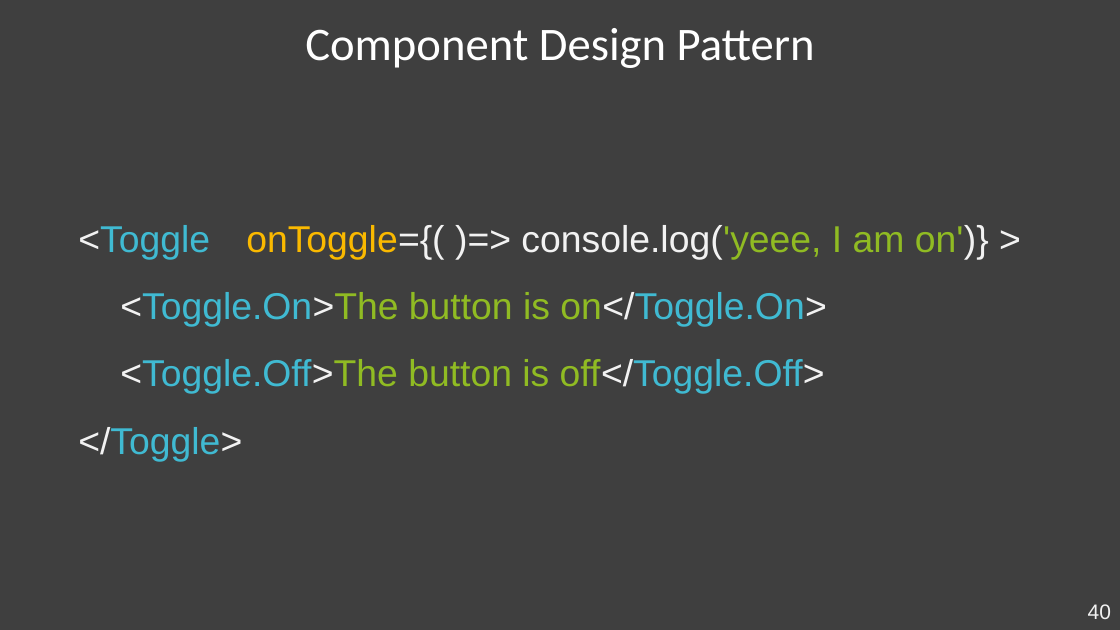
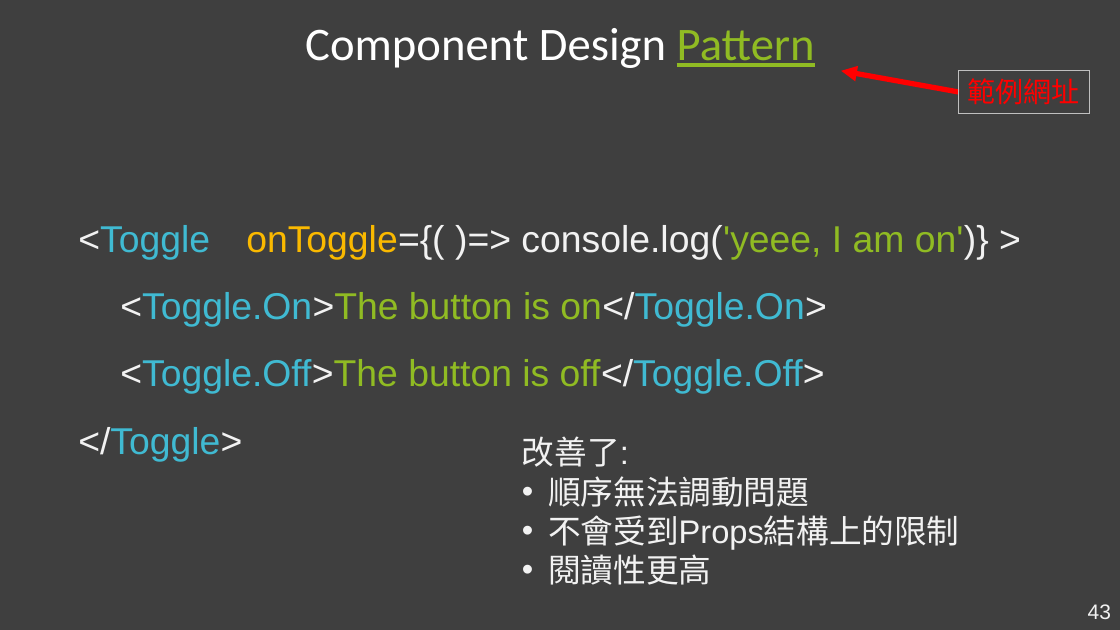
Before and after one commit to Kader-coder/React-Hooks, a slide deck: slide 43 of PPT/React Hooks &.pptx (slide 40 before the commit). Drawn at 1120x630 pixels with LibreOffice and Linux fonts; fonts in the diff are those of the drawing. Boxes give left, top, right and bottom in pixels: in the first picture for what was removed or moved away, otherwise in the second. Text is boxed around its words. In the diff, an @@ line names an element or a change of style, - is before the commit and + after.

```diff
--- a/PPT/React Hooks &.pptx
+++ b/PPT/React Hooks &.pptx
@@ text "Component Design Pattern" at [305,28,815,68]: text colour #FFFFFF to #90BB23, underline on in "Pattern" @@
@@ arrow added from (960, 92) to (841, 71), #FF0000 4.5 pt @@
@@ rectangle added at [960,71,1091,113], outline #BFBFBF 0.75 pt, 24 pt, text #FF0000 @@
+範例網址
@@ text added at [522,436,959,585], 28 pt, text #F2F2F2 @@
+改善了:
+• 順序無法調動問題
+• 不會受到Props結構上的限制
+• 閱讀性更高
@@ page number at [1088,604,1111,619]: text changed @@
-40
+43
```
Also in this commit, not shown: 3 other slides changed, 5 slides added, 2 slides removed, 1 other file.
